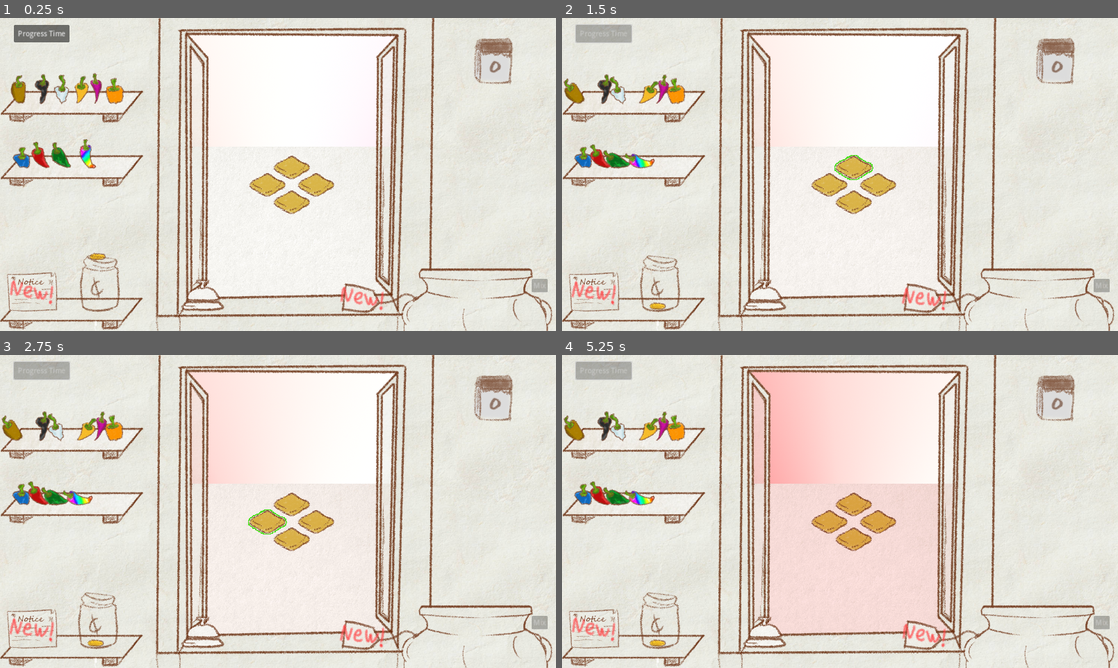
Above: before the commit, frames 1-4 (two rows, left to right).
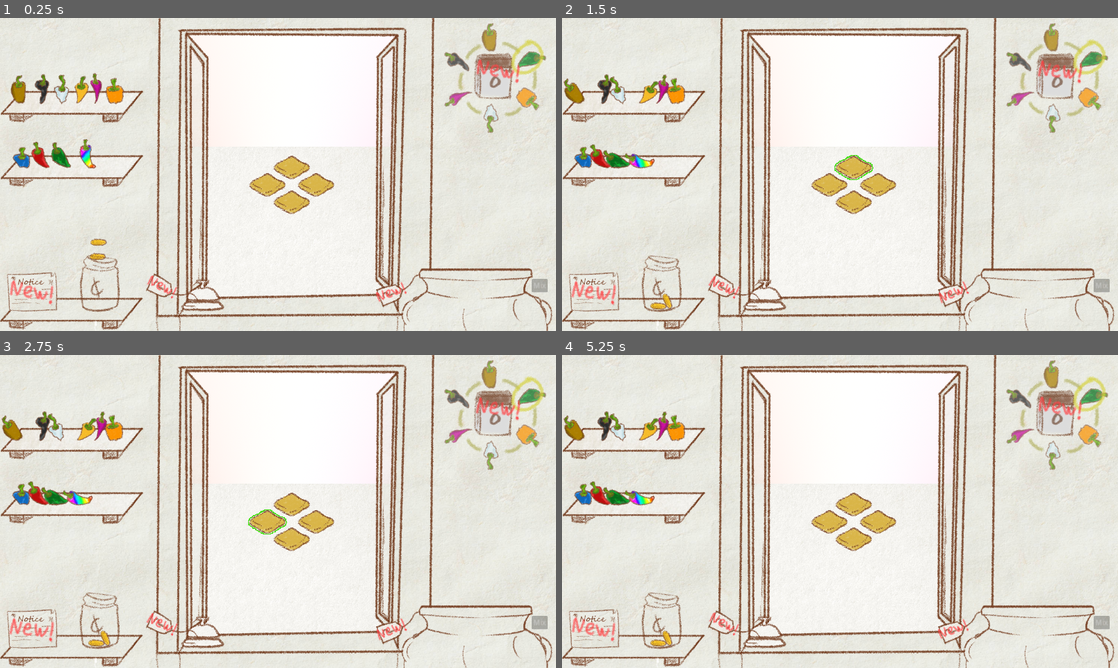
Above: after the commit, the same moments.

Repository: fresh4/GameJam2
Game: Godot game, scene res://Scenes/prototype_level.tscn
Two runs of this game, one before a commit and one after it. Both use one fixed random seed, a clock stepped at 60 frames per second and the inputs below. The engine's default icon, where the game draws it, is replaced by a stand-in: a white triangle on a blue panel in a dark square.
Inputs (mouse positions are in pixels of both pictures, inside the frame that each line leads up to):
- Up to frame 1 (0.25 s): no input
- Up to frame 2 (1.5 s): click (606, 33) at 0.5 s, where only the run before the commit has a clickable "Progress Time"; move the mouse to (851, 168) at 1.27 s; press the mouse at (851, 168) at 1.28 s
- Up to frame 3 (2.75 s): move the mouse to (266, 520) at 2.02 s; release the mouse at (266, 520) at 2.03 s; click (266, 520) at 2.1 s
- Up to frame 4 (5.25 s): tap Enter at 2.75 s; move the mouse to (878, 520) at 2.77 s; hold Right mouse button (right_click) 2.78-3.53 s; click (878, 520) at 3.05 s; move the mouse to (851, 539) at 3.52 s; tap Mouse wheel down (scroll_down) at 3.6 s; click (851, 539) at 3.8 s; click (606, 370) at 4.25 s, where only the run before the commit has a clickable "Progress Time"; move the mouse to (762, 630) at 5.02 s; hold Mouse wheel up (scroll_up) from 5.03 s (still down)

The runs differ from the first frame. In frame 1, 3.5% of the frame differs, in the area x 2-99%, y 1-95%; in frame 2, 4.0%; in frame 3, 4.4%; in frame 4, 25%.

Commit message:
Calendar overhaul

Diff:
--- a/Prefabs/Readables/Templates/letter.tscn
+++ b/Prefabs/Readables/Templates/letter.tscn
@@ -1,7 +1,8 @@
-[gd_scene load_steps=3 format=3 uid="uid://ibmoytt47fb7"]
+[gd_scene load_steps=4 format=3 uid="uid://ibmoytt47fb7"]
 
 [ext_resource type="Script" path="res://Scripts/Readables/letter.gd" id="1_q2mw7"]
 [ext_resource type="Texture2D" uid="uid://dbj5oayyh27ai" path="res://icon.svg" id="2_mdr64"]
+[ext_resource type="FontFile" uid="uid://q4t82jgy6i18" path="res://Assets/EraserDust.ttf" id="3_k2l55"]
 
 [node name="LetterOverlay" type="Node2D"]
 script = ExtResource("1_q2mw7")
@@ -21,3 +22,18 @@
 unique_name_in_owner = true
 position = Vector2(640, 360)
 texture = ExtResource("2_mdr64")
+
+[node name="Label" type="Label" parent="CanvasLayer"]
+anchors_preset = 10
+anchor_right = 1.0
+offset_bottom = 23.0
+grow_horizontal = 2
+size_flags_horizontal = 4
+size_flags_vertical = 0
+theme_override_colors/font_color = Color(1, 1, 1, 1)
+theme_override_colors/font_outline_color = Color(1, 1, 1, 1)
+theme_override_fonts/font = ExtResource("3_k2l55")
+theme_override_font_sizes/font_size = 30
+text = "( Click anywhere to dismiss )"
+horizontal_alignment = 1
+vertical_alignment = 1
--- a/Scenes/prototype_level.tscn
+++ b/Scenes/prototype_level.tscn
@@ -16,11 +16,14 @@
 [ext_resource type="Texture2D" uid="uid://pgrslf0alx5i" path="res://Assets/Art/Misc/notice.png" id="12_ah4ji"]
 [ext_resource type="FontFile" uid="uid://q4t82jgy6i18" path="res://Assets/EraserDust.ttf" id="12_q31b7"]
 [ext_resource type="PackedScene" uid="uid://18r43rnq3a4w" path="res://Prefabs/Peppers/pepper_blue_prefab.tscn" id="14_2lq2j"]
+[ext_resource type="Script" path="res://Scripts/calendar.gd" id="14_grgwa"]
 [ext_resource type="PackedScene" uid="uid://sgf1mrx7htle" path="res://Prefabs/readable_area.tscn" id="14_xmhaq"]
 [ext_resource type="PackedScene" uid="uid://bnwrm2tptwr7b" path="res://Prefabs/Peppers/pepper_orange_prefab.tscn" id="15_2t1g6"]
 [ext_resource type="PackedScene" uid="uid://b5xmxlsinrtc2" path="res://Prefabs/Peppers/pepper_green_prefab.tscn" id="16_aeofj"]
+[ext_resource type="Texture2D" uid="uid://dwe4h05uom6uu" path="res://Assets/Art/UI/harvests_timings.png" id="16_t5su8"]
 [ext_resource type="PackedScene" uid="uid://dcw00oywkbrob" path="res://Prefabs/Peppers/pepper_purple_prefab.tscn" id="16_vq104"]
 [ext_resource type="PackedScene" uid="uid://mc1b6q72y3tb" path="res://Prefabs/Peppers/pepper_rainbow_prefab.tscn" id="17_eq17a"]
+[ext_resource type="Texture2D" uid="uid://b1ni7ykmj1c82" path="res://Assets/Art/UI/circle.png" id="17_l7yy5"]
 [ext_resource type="PackedScene" uid="uid://cjrwj8dd28vny" path="res://Prefabs/Peppers/pepper_white_prefab.tscn" id="18_ou18d"]
 [ext_resource type="PackedScene" uid="uid://bf8s8mk21u7ya" path="res://Prefabs/Peppers/pepper_yellow_prefab.tscn" id="19_un27w"]
 [ext_resource type="PackedScene" uid="uid://cshxev1010rce" path="res://Prefabs/Peppers/pepper_black_prefab.tscn" id="20_ukipr"]
@@ -34,6 +37,9 @@
 [ext_resource type="Texture2D" uid="uid://chd5c4fjvcqr8" path="res://Assets/Art/UI/mouse_left_click.png" id="30_fmp4x"]
 [ext_resource type="Texture2D" uid="uid://c0ccswxhnqgp8" path="res://Assets/Art/UI/mouse_right_click.png" id="31_ddoa8"]
 [ext_resource type="Resource" uid="uid://bqujb5idppfkp" path="res://Resources/Readables/cauldron_tutorial.tres" id="31_owuli"]
+[ext_resource type="Script" path="res://Resources/readable_template.gd" id="32_6qb61"]
+[ext_resource type="Texture2D" uid="uid://cftr6tkqvfhja" path="res://Assets/Art/Letters/shop_tutorial.png" id="33_4ubbp"]
+[ext_resource type="Texture2D" uid="uid://dsu6wexd53il" path="res://Assets/Art/Letters/calendar_tutorial.png" id="37_3ftwe"]
 
 [sub_resource type="CompressedTexture2D" id="CompressedTexture2D_4iy5j"]
 
@@ -173,6 +179,9 @@
 [sub_resource type="RectangleShape2D" id="RectangleShape2D_cxyhx"]
 size = Vector2(199, 4)
 
+[sub_resource type="RectangleShape2D" id="RectangleShape2D_7r8f4"]
+size = Vector2(84, 96)
+
 [sub_resource type="RectangleShape2D" id="RectangleShape2D_627a8"]
 size = Vector2(108, 81)
 
@@ -181,6 +190,19 @@
 
 [sub_resource type="RectangleShape2D" id="RectangleShape2D_2qhkc"]
 size = Vector2(70, 55)
+
+[sub_resource type="Resource" id="Resource_essyl"]
+script = ExtResource("32_6qb61")
+texture = ExtResource("33_4ubbp")
+hint = "Read Tutorial"
+
+[sub_resource type="Resource" id="Resource_ojy8l"]
+script = ExtResource("32_6qb61")
+texture = ExtResource("37_3ftwe")
+hint = "Read Tutorial"
+
+[sub_resource type="RectangleShape2D" id="RectangleShape2D_0e6vk"]
+size = Vector2(82, 88)
 
 [node name="PrototypeLevel" type="Node2D" node_paths=PackedStringArray("pepper_spawn_point")]
 script = ExtResource("1_326k8")
@@ -264,6 +286,7 @@
 
 [node name="Button" type="Button" parent="Inside"]
 unique_name_in_owner = true
+visible = false
 offset_left = 32.0
 offset_top = 16.0
 offset_right = 160.0
@@ -328,8 +351,9 @@
 text = "Mix"
 
 [node name="Calendar" type="Sprite2D" parent="Inside/Furniture"]
-position = Vector2(1139, 100)
+position = Vector2(1139, 135)
 texture = ExtResource("11_2py5e")
+script = ExtResource("14_grgwa")
 
 [node name="CalendarLabel" type="Label" parent="Inside/Furniture/Calendar"]
 unique_name_in_owner = true
@@ -344,6 +368,38 @@
 horizontal_alignment = 1
 vertical_alignment = 1
 
+[node name="Area2D" type="Area2D" parent="Inside/Furniture/Calendar"]
+
+[node name="CollisionShape2D" type="CollisionShape2D" parent="Inside/Furniture/Calendar/Area2D"]
+shape = SubResource("RectangleShape2D_7r8f4")
+
+[node name="HarvestsTimings" type="Sprite2D" parent="Inside/Furniture/Calendar"]
+modulate = Color(1, 1, 1, 0.72549)
+position = Vector2(1, 5)
+texture = ExtResource("16_t5su8")
+
+[node name="Position1" type="Node2D" parent="Inside/Furniture/Calendar/HarvestsTimings"]
+position = Vector2(-12, -91)
+
+[node name="Position2" type="Node2D" parent="Inside/Furniture/Calendar/HarvestsTimings"]
+position = Vector2(76, -45)
+
+[node name="Position3" type="Node2D" parent="Inside/Furniture/Calendar/HarvestsTimings"]
+position = Vector2(67, 42)
+
+[node name="Position4" type="Node2D" parent="Inside/Furniture/Calendar/HarvestsTimings"]
+position = Vector2(-10, 78)
+
+[node name="Position5" type="Node2D" parent="Inside/Furniture/Calendar/HarvestsTimings"]
+position = Vector2(-85, 38)
+
+[node name="Position6" type="Node2D" parent="Inside/Furniture/Calendar/HarvestsTimings"]
+position = Vector2(-82, -39)
+
+[node name="Circle" type="Sprite2D" parent="Inside/Furniture/Calendar"]
+position = Vector2(-11, -86)
+texture = ExtResource("17_l7yy5")
+
 [node name="Bell" parent="Inside/Furniture" instance=ExtResource("29_27qd7")]
 position = Vector2(467, 633)
 
@@ -412,18 +468,46 @@
 [node name="Pepper9" parent="Inside/Peppers" instance=ExtResource("21_egy4y")]
 position = Vector2(42, 155)
 
-[node name="Note" type="Sprite2D" parent="Inside"]
-position = Vector2(880, 643)
+[node name="Tutorials" type="Node2D" parent="Inside"]
+
+[node name="CauldronNote" type="Sprite2D" parent="Inside/Tutorials"]
+position = Vector2(927, 616)
+rotation = -0.509553
+scale = Vector2(0.68, 0.68)
 texture = ExtResource("30_7y2k1")
 
-[node name="ReadableArea" parent="Inside/Note" instance=ExtResource("14_xmhaq")]
+[node name="ReadableArea" parent="Inside/Tutorials/CauldronNote" instance=ExtResource("14_xmhaq")]
 position = Vector2(-46, 0)
 properties = ExtResource("31_owuli")
 
-[node name="CollisionShape2D" type="CollisionShape2D" parent="Inside/Note/ReadableArea"]
+[node name="CollisionShape2D" type="CollisionShape2D" parent="Inside/Tutorials/CauldronNote/ReadableArea"]
 visible = false
 position = Vector2(-9, 4.5)
 shape = SubResource("RectangleShape2D_2qhkc")
+
+[node name="ShopNote" type="Sprite2D" parent="Inside/Tutorials"]
+position = Vector2(403, 627)
+rotation = 0.320866
+scale = Vector2(0.68, 0.68)
+texture = ExtResource("30_7y2k1")
+
+[node name="ReadableArea" parent="Inside/Tutorials/ShopNote" instance=ExtResource("14_xmhaq")]
+position = Vector2(-46, 0)
+properties = SubResource("Resource_essyl")
+
+[node name="CollisionShape2D" type="CollisionShape2D" parent="Inside/Tutorials/ShopNote/ReadableArea"]
+visible = false
+position = Vector2(-9, 4.5)
+shape = SubResource("RectangleShape2D_2qhkc")
+
+[node name="CalendarNote" parent="Inside/Tutorials" instance=ExtResource("14_xmhaq")]
+position = Vector2(1147, 120)
+properties = SubResource("Resource_ojy8l")
+
+[node name="CollisionShape2D" type="CollisionShape2D" parent="Inside/Tutorials/CalendarNote"]
+visible = false
+position = Vector2(-10, 15)
+shape = SubResource("RectangleShape2D_0e6vk")
 
 [node name="Tooltips" type="CanvasLayer" parent="."]
 unique_name_in_owner = true
@@ -463,6 +547,11 @@
 horizontal_alignment = 1
 vertical_alignment = 1
 
+[node name="CoinPrefab" parent="." instance=ExtResource("22_030br")]
+position = Vector2(227, 488)
+
 [connection signal="pressed" from="Inside/Button" to="." method="_on_button_pressed"]
 [connection signal="body_entered" from="Inside/Furniture/Cauldron/IngredientDetectionArea" to="Inside/Furniture/Cauldron" method="_on_ingredient_detection_area_body_entered"]
 [connection signal="pressed" from="Inside/Furniture/Cauldron/MixButton" to="Inside/Furniture/Cauldron" method="_on_mix_button_pressed"]
+[connection signal="mouse_entered" from="Inside/Furniture/Calendar/Area2D" to="Inside/Furniture/Calendar" method="_on_area_2d_mouse_entered"]
+[connection signal="mouse_exited" from="Inside/Furniture/Calendar/Area2D" to="Inside/Furniture/Calendar" method="_on_area_2d_mouse_exited"]
--- a/Scripts/AutoLoads/globals.gd
+++ b/Scripts/AutoLoads/globals.gd
@@ -3,6 +3,10 @@
 enum READABLE_TYPE { LETTER }
 
 const SAUCE_PREFAB = preload("res://Prefabs/sauce_prefab.tscn")
+const POINTER = preload("res://Assets/Art/Cursors/hand_point.png")
+const HAND_OPEN = preload("res://Assets/Art/Cursors/hand_open.png")
+const HAND_CLOSED = preload("res://Assets/Art/Cursors/hand_closed.png")
+const DEFAULT = preload("res://Assets/Art/Cursors/pointer_c.png")
 
 const readables: Dictionary = {
 	0: "res://Prefabs/Readables/Templates/letter.tscn"
--- a/Scripts/Readables/letter.gd
+++ b/Scripts/Readables/letter.gd
@@ -22,5 +22,5 @@
 	queue_free()
 
 func _input(event: InputEvent) -> void:
-	if event.is_action("exit"):
+	if event.is_action("exit") or event.is_action("click"):
 		deactivate()
--- /dev/null
+++ b/Scripts/calendar.gd
@@ -0,0 +1,41 @@
+extends Sprite2D
+class_name Calendar
+
+@onready var area: Area2D = $Area2D
+@onready var circle: Sprite2D = $Circle
+@onready var harvests_timings: Sprite2D = $HarvestsTimings
+
+var hovering: bool = false
+var disabled: bool = false
+var clock_points: Array[Node2D]
+
+func _ready() -> void:
+	for child in harvests_timings.get_children():
+		clock_points.append(child)
+	circle.position = clock_points[1].position
+
+func set_hover(value: bool) -> void:
+	hovering = value
+	Globals.game_manager.tooltips.toggle_hint(0, value, "Progress Time")
+
+func _input(event: InputEvent) -> void:
+	if event.is_action_pressed("click") and hovering and not disabled:
+		print(Globals.game_manager.current_round)
+		Globals.game_manager._on_button_pressed()
+		var point = Globals.game_manager.current_round + 1
+		if point > 5: point = 0
+		circle.position = clock_points[point].position
+		disabled = true
+		Input.set_custom_mouse_cursor(Globals.DEFAULT)
+		await get_tree().create_timer(Globals.game_manager.progress_delay).timeout
+		if hovering:
+			Input.set_custom_mouse_cursor(Globals.POINTER)
+		disabled = false
+
+func _on_area_2d_mouse_entered() -> void:
+	Input.set_custom_mouse_cursor(Globals.POINTER)
+	set_hover(true)
+
+func _on_area_2d_mouse_exited() -> void:
+	Input.set_custom_mouse_cursor(Globals.DEFAULT)
+	set_hover(false)
--- a/Scripts/draggable.gd
+++ b/Scripts/draggable.gd
@@ -1,10 +1,5 @@
 extends Area2D
 class_name DraggableObject
-
-const POINTER = preload("res://Assets/Art/Cursors/pointer.png")
-const HAND_OPEN = preload("res://Assets/Art/Cursors/hand_open.png")
-const HAND_CLOSED = preload("res://Assets/Art/Cursors/hand_closed.png")
-const DEFAULT = preload("res://Assets/Art/Cursors/pointer_c.png")
 
 var parent: RigidBody2D
 var hovered: bool = false
@@ -47,11 +42,11 @@
 # script which has many instanced objects running the same code
 func set_cursor() -> void:
 	if dragging:
-		Input.set_custom_mouse_cursor(HAND_CLOSED, Input.CURSOR_ARROW, Vector2(32,32))
+		Input.set_custom_mouse_cursor(Globals.HAND_CLOSED, Input.CURSOR_ARROW, Vector2(32,32))
 	elif hovered and not dragging:
-		Input.set_custom_mouse_cursor(HAND_OPEN, Input.CURSOR_ARROW, Vector2(32,32))
+		Input.set_custom_mouse_cursor(Globals.HAND_OPEN, Input.CURSOR_ARROW, Vector2(32,32))
 	elif not hovered and not dragging:
-		Input.set_custom_mouse_cursor(DEFAULT, Input.CURSOR_ARROW, Vector2(4,4))
+		Input.set_custom_mouse_cursor(Globals.DEFAULT, Input.CURSOR_ARROW, Vector2(4,4))
 
 func _on_mouse_entered() -> void:
 	hovered = true
--- a/Scripts/market.gd
+++ b/Scripts/market.gd
@@ -40,12 +40,12 @@
 		if coins >= basket.pepper_sold.cost:
 			var num_of_peppers_to_sell = int(coins/basket.pepper_sold.cost)
 			var total_cost = num_of_peppers_to_sell * basket.pepper_sold.cost
-			var pepper: Pepper = load(basket.pepper_sold.path_to_prefab).instantiate()
-			pepper.position = Globals.pepper_spawn_point
 			for idx in num_of_peppers_to_sell:
+				var pepper: Pepper = load(basket.pepper_sold.path_to_prefab).instantiate()
+				pepper.position = Globals.pepper_spawn_point
 				Globals.inside.add_child(pepper)
 			for idx in total_cost:
-				basket.basket_area.get_overlapping_bodies()[0].queue_free()
+				basket.basket_area.get_overlapping_bodies()[idx].queue_free()
 
 func toggle_basket_collider(value: bool) -> void:
 	for basket in baskets:
--- a/Scripts/readable_area.gd
+++ b/Scripts/readable_area.gd
@@ -28,9 +28,9 @@
 		unread_sprite.visible = false
 
 func _on_mouse_entered() -> void:
-	Globals.game_manager.tooltips.toggle_hint(1, true)
+	Globals.game_manager.tooltips.toggle_hint(1, true, properties.hint)
 	hovering = true
 
 func _on_mouse_exited() -> void:
-	Globals.game_manager.tooltips.toggle_hint(1, false)
+	Globals.game_manager.tooltips.toggle_hint(1, false, properties.hint)
 	hovering = false
Binary file added: Assets/Art/Letters/calendar_tutorial.png
Not shown, added: Assets/Art/Letters/calendar_tutorial.png.import
Binary file added: Assets/Art/Letters/shop_tutorial.png
Not shown, added: Assets/Art/Letters/shop_tutorial.png.import
Binary file changed: Assets/Art/Misc/note.png
Binary file added: Assets/Art/UI/circle.png
Not shown, added: Assets/Art/UI/circle.png.import
Binary file added: Assets/Art/UI/harvests_timings.png
Not shown, added: Assets/Art/UI/harvests_timings.png.import
Not shown: 1 places in Scenes/prototype_level.tscn that only renumber resources
